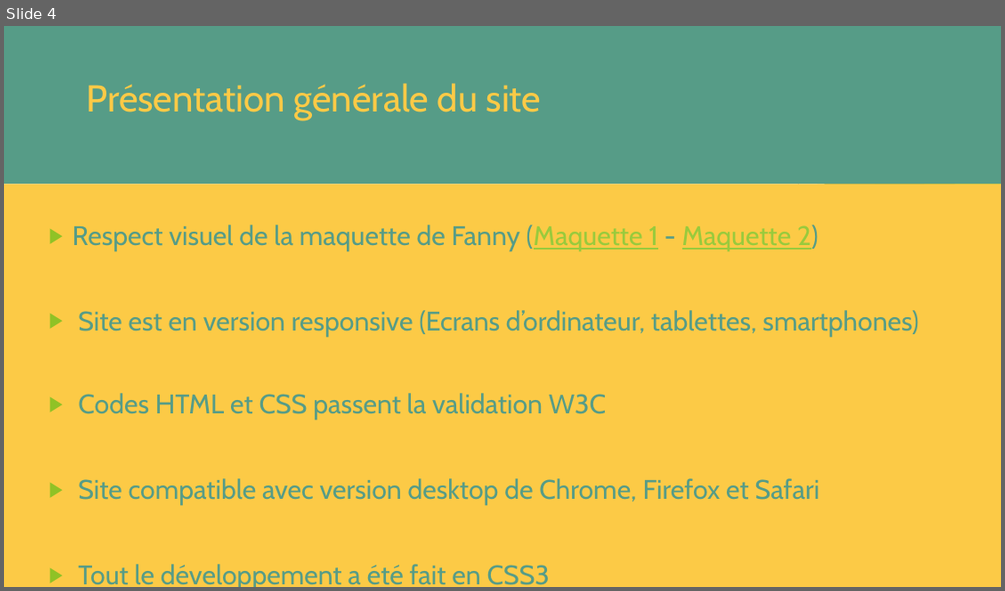
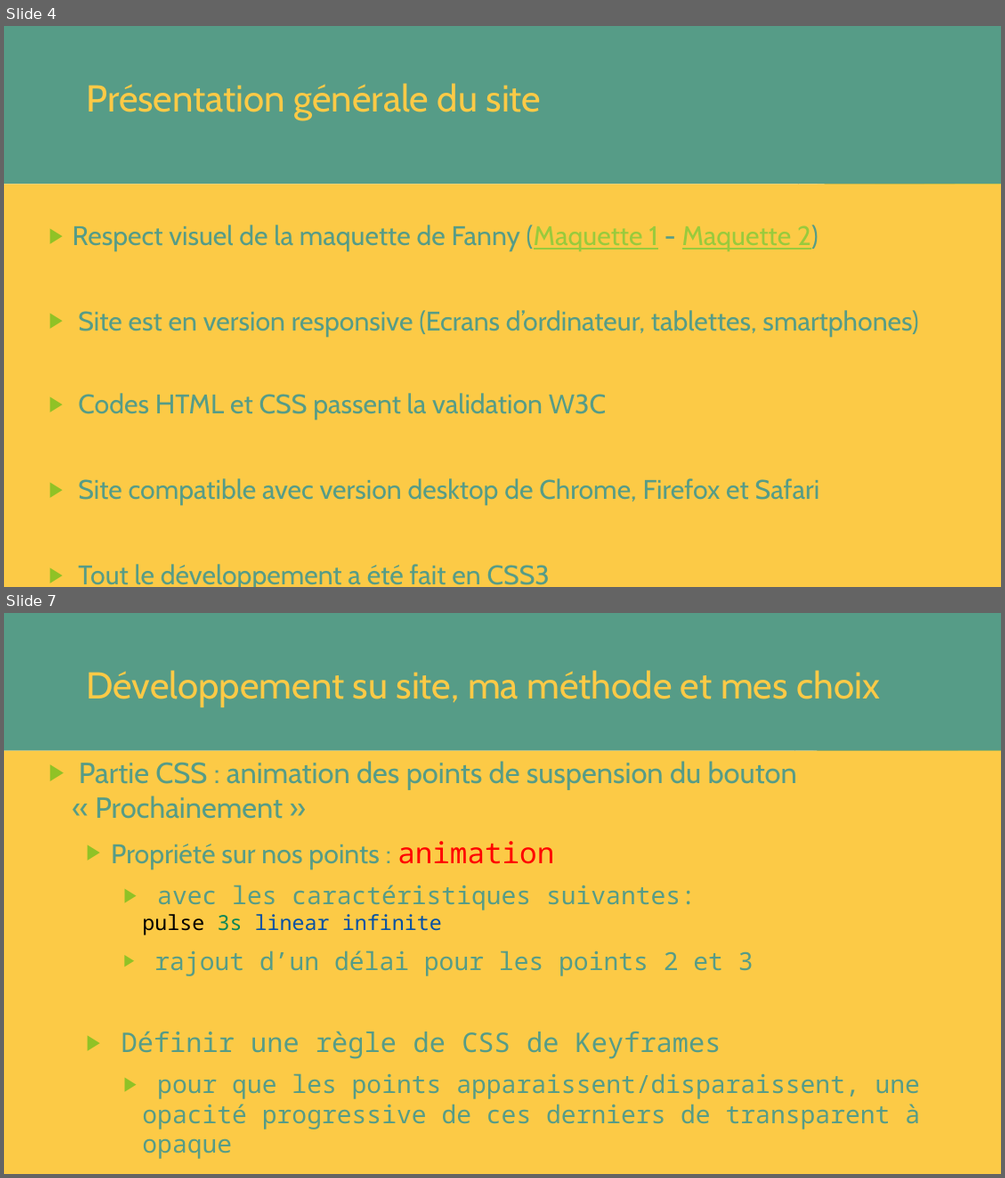
Before and after one commit to RichardZ1/Projet3_AnimationsWeb, a slide deck: OhMyFood!.pptx. Shown one above the other, each under a label of ours: slide 4 before the commit, slides 4 and 7 after it; the slides between them are not shown. The pictures are 1005x591 and 1005x1178 pixels, drawn with LibreOffice and Linux fonts; fonts in the diff are those of the drawing. Boxes give left, top, right and bottom in pixels: in the first picture for what was removed or moved away, otherwise in the second. Text is boxed around its words. In the diff, an @@ line names an element or a change of style, - is before the commit and + after.

```diff
--- a/OhMyFood!.pptx
+++ b/OhMyFood!.pptx
@@ slide 7 added at box(4, 613, 1001, 1174), background #FFFFFF; not listed: 10 template elements that a slide beside it also shows @@
@@ title added at box(4, 613, 1001, 751), fill #569C87, 36 pt, text #FCCA46 @@
+Développement su site, ma méthode et mes choix
@@ text added at box(4, 751, 1001, 1174), fill #FCCA46, 24 pt, text #569C87 @@
+  ▶ Partie CSS : animation des points de suspension du bouton « Prochainement »
+    ▶ Propriété sur nos points : animation
+      ▶ avec les caractéristiques suivantes: pulse 3s linear infinite
+      ▶ rajout d’un délai pour les points 2 et 3
+    ▶ Définir une règle de CSS de Keyframes
+      ▶ pour que les points apparaissent/disparaissent, une opacité progressive de ces derniers de transparent à opaque
```
Also in this commit, not shown: 2 slides changed, 5 other slides added, 1 slide removed, 3 other files.
